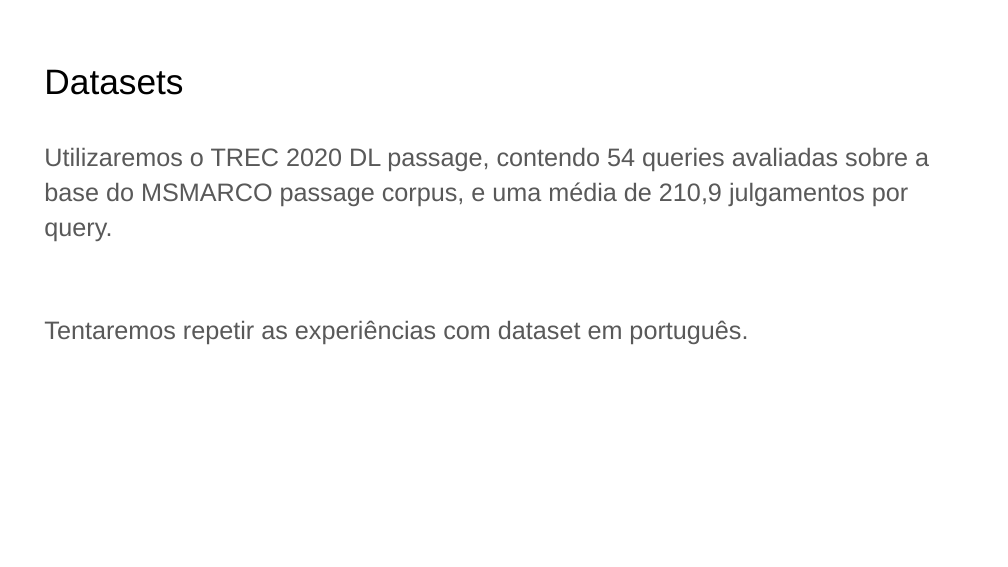
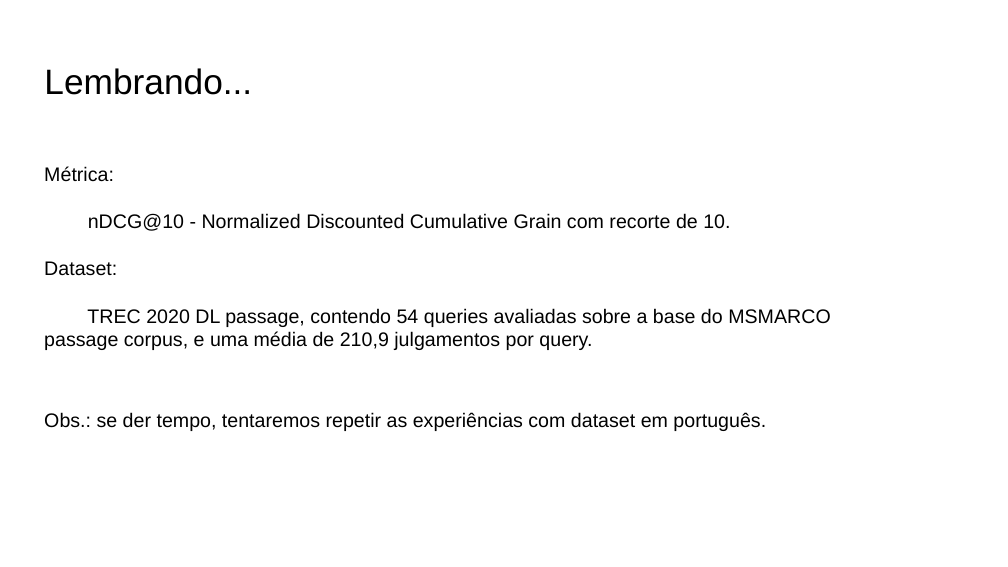
Before and after one commit to leonardo3108/robustez-query, a slide deck: slide 3 of docs/Apresentação 2 - 20211111.pptx. Drawn at 1008x567 pixels with LibreOffice and Linux fonts; fonts in the diff are those of the drawing. Boxes give left, top, right and bottom in pixels: in the first picture for what was removed or moved away, otherwise in the second. Text is boxed around its words. In the diff, an @@ line names an element or a change of style, - is before the commit and + after.

```diff
--- a/docs/Apresentação 2 - 20211111.pptx
+++ b/docs/Apresentação 2 - 20211111.pptx
@@ title at [44,68,252,95]: text changed @@
-Datasets
+Lembrando...
@@ text at [44,166,831,431]: text changed; size 18 to 14 pt; text colour #595959 to #000000 @@
-Utilizaremos o TREC 2020 DL passage, contendo 54 queries avaliadas sobre a base do MSMARCO passage corpus, e uma média de 210,9 julgamentos por query.
-Tentaremos repetir as experiências com dataset em português.
+Métrica:
+nDCG@10 - Normalized Discounted Cumulative Grain com recorte de 10.
+Dataset:
+TREC 2020 DL passage, contendo 54 queries avaliadas sobre a base do MSMARCO passage corpus, e uma média de 210,9 julgamentos por query.
+Obs.: se der tempo, tentaremos repetir as experiências com dataset em português.
```
Also in this commit, not shown: 2 other slides changed, 1 slide removed.
